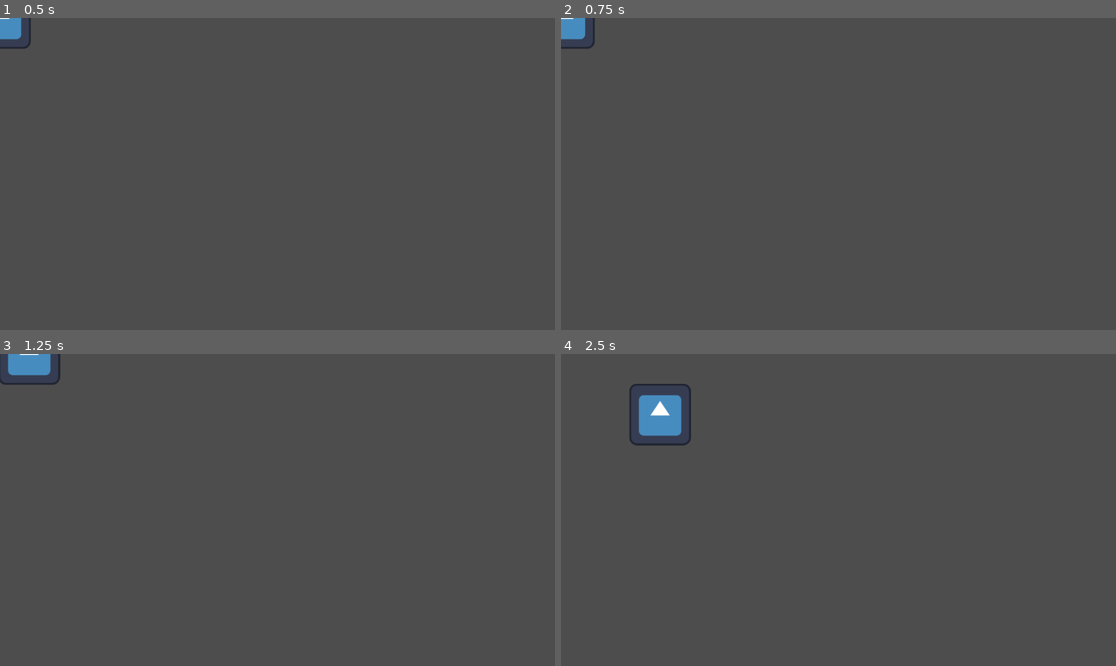
Above: before the commit, frames 1-4 (two rows, left to right).
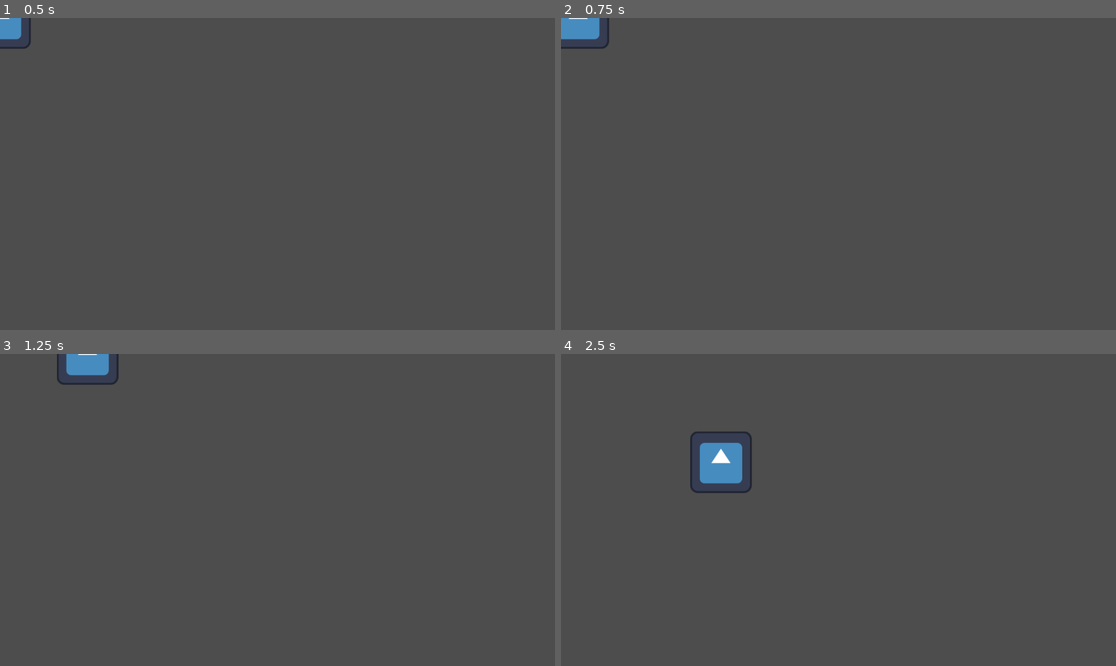
Above: after the commit, the same moments.

Repository: otherotherjosh/solarpowered
Game: Godot game, scene res://menus/pause_menu_demo.tscn
Two runs of this game, one before a commit and one after it. Both use one fixed random seed, a clock stepped at 60 frames per second and the inputs below. The project has no main scene, so this scene is started directly. The engine's default icon, where the game draws it, is replaced by a stand-in: a white triangle on a blue panel in a dark square.
Inputs:
- Up to frame 1 (0.5 s): no input
- Up to frame 2 (0.75 s): tap Enter at 0.5 s; hold D (move_right) from 0.53 s (still down)
- Up to frame 3 (1.25 s): keep holding D (move_right)
- Up to frame 4 (2.5 s): release D (move_right) at 1.28 s; hold S (move_down) 1.28-2.03 s; hold D (move_right) from 2.03 s (still down)

Frame 1 is identical in both runs. In frame 2, 0.3% of the frame differs, in the area x 0-9%, y 0-10%; in frame 3, 1.3%; in frame 4, 2.6%, in the area x 12-35%, y 9-45%.

Commit message:
add global script

Diff:
--- /dev/null
+++ b/autoloads/global.gd
@@ -0,0 +1,58 @@
+extends Node
+## Handles loading of scenes and pausing and things
+
+
+enum State {
+	MAIN_MENU,
+	PAUSED,
+	PLAYING,
+}
+
+signal on_state_changed(new_state: State)
+
+const ROOMS_SCENE := "res://rooms/rooms.tscn"
+const MENU_SCENE := "res://menus/menu.tscn"
+const PAUSE_SCENE := "res://menus/pause.tscn"
+
+var state: State:
+	set = _set_state
+
+
+func _ready() -> void:
+	Input.mouse_mode = Input.MOUSE_MODE_CONFINED
+	main_menu()
+
+
+func _unhandled_input(event: InputEvent) -> void:
+	if event.is_action_pressed("ui_cancel"):
+		handle_ui_cancel()
+
+
+## what to do when player presses ESC
+func handle_ui_cancel() -> void:
+	match state:
+		State.PAUSED:
+			state = State.PLAYING
+		State.PLAYING:
+			state = State.PAUSED
+
+
+func play_level(assignment: int) -> void:
+	get_tree().change_scene_to_file(ROOMS_SCENE)
+	state = State.PLAYING
+
+
+func main_menu() -> void:
+	get_tree().change_scene_to_file(MENU_SCENE)
+	state = State.MAIN_MENU
+
+
+func pause() -> void:
+	state = State.PAUSED
+
+
+func _set_state(value: State) -> void:
+	if state == value:
+		return
+	state = value
+	on_state_changed.emit(state)
--- a/player/character_body_2d.tscn
+++ b/player/character_body_2d.tscn
@@ -8,6 +8,8 @@
 
 [node name="CharacterBody2D" type="CharacterBody2D"]
 script = ExtResource("1_fui21")
+acceleration = 9.0
+deceleration = 7.0
 
 [node name="Sprite2D" type="Sprite2D" parent="."]
 texture = ExtResource("2_ylu1k")
--- a/project.godot
+++ b/project.godot
@@ -13,6 +13,10 @@
 config/name="Solar Powered Game Jam"
 config/features=PackedStringArray("4.4", "Mobile")
 config/icon="res://icon.svg"
+
+[autoload]
+
+Global="*res://autoloads/scene_loader.gd"
 
 [input]
 
Not shown, added: autoloads/global.gd.uid
